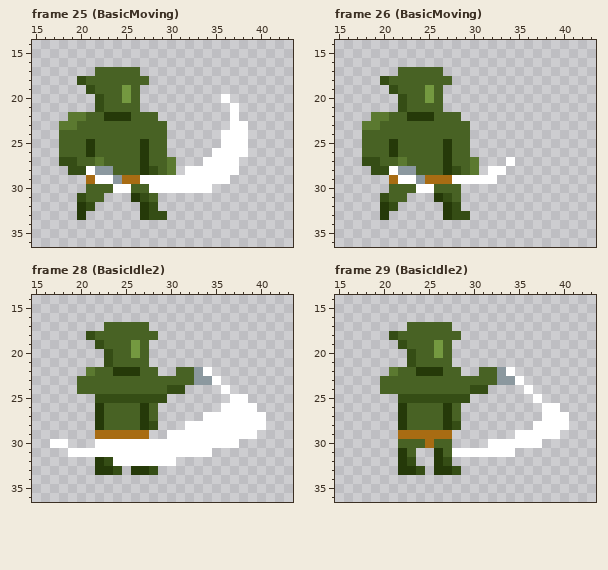
Two versions of one pixel-art file, Goblin.aseprite. The first picture shows the starting point.
48x48 pixels, 34 frames. Shown: frame 25 (BasicMoving): x 15..43, y 14..36; frame 26 (BasicMoving): x 15..43, y 14..36; frame 28 (BasicIdle2): x 15..43, y 14..36; frame 29 (BasicIdle2): x 15..43, y 14..36. The commit also changed other frames, which this record leaves out.
The result:
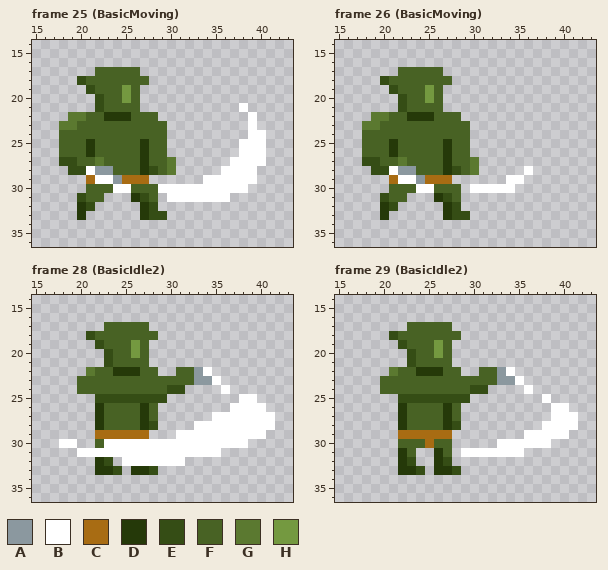
Palette (. is transparent): A #8b989f  B #ffffff  C #a86c13  D #253909  E #354d15  F #486224  G #5b7930  H #749940
Commit message: new atack range
What changed:
{"where": "frame 25 (BasicMoving), layer \"effects\""}
{"frame":25,"y":20,"x":36,"old":"B","new":"."}
{"frame":25,"y":21,"x":37,"old":"B.","new":".B"}
{"frame":25,"y":22,"x":37,"old":"B","new":"."}
{"frame":25,"y":22,"x":39,"old":".","new":"B"}
{"frame":25,"y":23,"x":37,"old":"BB.","new":"..B"}
{"frame":25,"y":24,"x":36,"old":"BBB..","new":"...BB"}
{"frame":25,"y":25,"x":36,"old":"BB","new":".."}
{"frame":25,"y":25,"x":39,"old":"..","new":"BB"}
{"frame":25,"y":26,"x":35,"old":"BBB","new":"..."}
{"frame":25,"y":26,"x":39,"old":"..","new":"BB"}
{"frame":25,"y":27,"x":34,"old":"BBB","new":"..."}
{"frame":25,"y":27,"x":38,"old":"...","new":"BBB"}
{"frame":25,"y":28,"x":32,"old":"BBBB","new":"...."}
{"frame":25,"y":28,"x":38,"old":"..","new":"BB"}
{"frame":25,"y":29,"x":27,"old":"BBBBBBB","new":"C......"}
{"frame":25,"y":29,"x":37,"old":"...","new":"BBB"}
{"frame":25,"y":30,"x":28,"old":"B","new":"F"}
{"frame":25,"y":30,"x":35,"old":"....","new":"BBBB"}
{"frame":25,"y":31,"x":30,"old":".......","new":"BBBBBBB"}
{"where": "frame 26 (BasicMoving), layer \"effects\""}
{"frame":26,"y":27,"x":34,"old":"B","new":"."}
{"frame":26,"y":28,"x":32,"old":"BB","new":".."}
{"frame":26,"y":28,"x":36,"old":".","new":"B"}
{"frame":26,"y":29,"x":28,"old":"BBBBB","new":"....."}
{"frame":26,"y":29,"x":34,"old":"..","new":"BB"}
{"frame":26,"y":30,"x":30,"old":".....","new":"BBBBB"}
{"where": "frame 28 (BasicIdle2), layer \"effects\""}
{"frame":28,"y":25,"x":37,"old":"B","new":"."}
{"frame":28,"y":25,"x":39,"old":".","new":"B"}
{"frame":28,"y":26,"x":36,"old":"B","new":"."}
{"frame":28,"y":26,"x":40,"old":".","new":"B"}
{"frame":28,"y":27,"x":34,"old":"B","new":"."}
{"frame":28,"y":27,"x":41,"old":".","new":"B"}
{"frame":28,"y":28,"x":32,"old":"B","new":"."}
{"frame":28,"y":28,"x":41,"old":".","new":"B"}
{"frame":28,"y":29,"x":30,"old":"B","new":"."}
{"frame":28,"y":29,"x":40,"old":".","new":"B"}
{"frame":28,"y":30,"x":17,"old":"B","new":"."}
{"frame":28,"y":30,"x":19,"old":".","new":"B"}
{"frame":28,"y":30,"x":22,"old":"B","new":"F"}
{"frame":28,"y":30,"x":38,"old":".","new":"B"}
{"frame":28,"y":31,"x":19,"old":"B","new":"."}
{"frame":28,"y":31,"x":35,"old":".","new":"B"}
{"frame":28,"y":32,"x":24,"old":"B","new":"."}
{"frame":28,"y":32,"x":31,"old":".","new":"B"}
{"where": "frame 29 (BasicIdle2), layer \"effects\""}
{"frame":29,"y":25,"x":37,"old":"B.","new":".B"}
{"frame":29,"y":26,"x":38,"old":"B","new":"."}
{"frame":29,"y":26,"x":40,"old":".","new":"B"}
{"frame":29,"y":27,"x":38,"old":"B","new":"."}
{"frame":29,"y":27,"x":41,"old":".","new":"B"}
{"frame":29,"y":28,"x":37,"old":"B","new":"."}
{"frame":29,"y":28,"x":41,"old":".","new":"B"}
{"frame":29,"y":29,"x":35,"old":"B","new":"."}
{"frame":29,"y":29,"x":40,"old":".","new":"B"}
{"frame":29,"y":30,"x":32,"old":"B","new":"."}
{"frame":29,"y":30,"x":38,"old":".","new":"B"}
{"frame":29,"y":31,"x":28,"old":"B","new":"."}
{"frame":29,"y":31,"x":35,"old":".","new":"B"}
